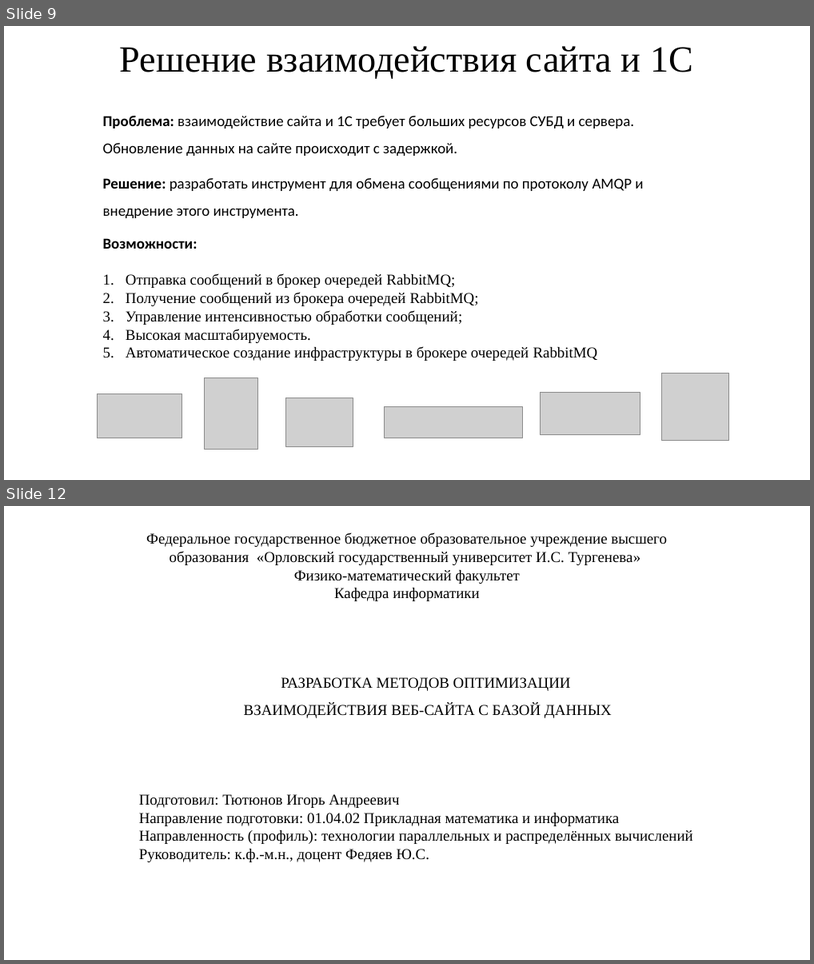
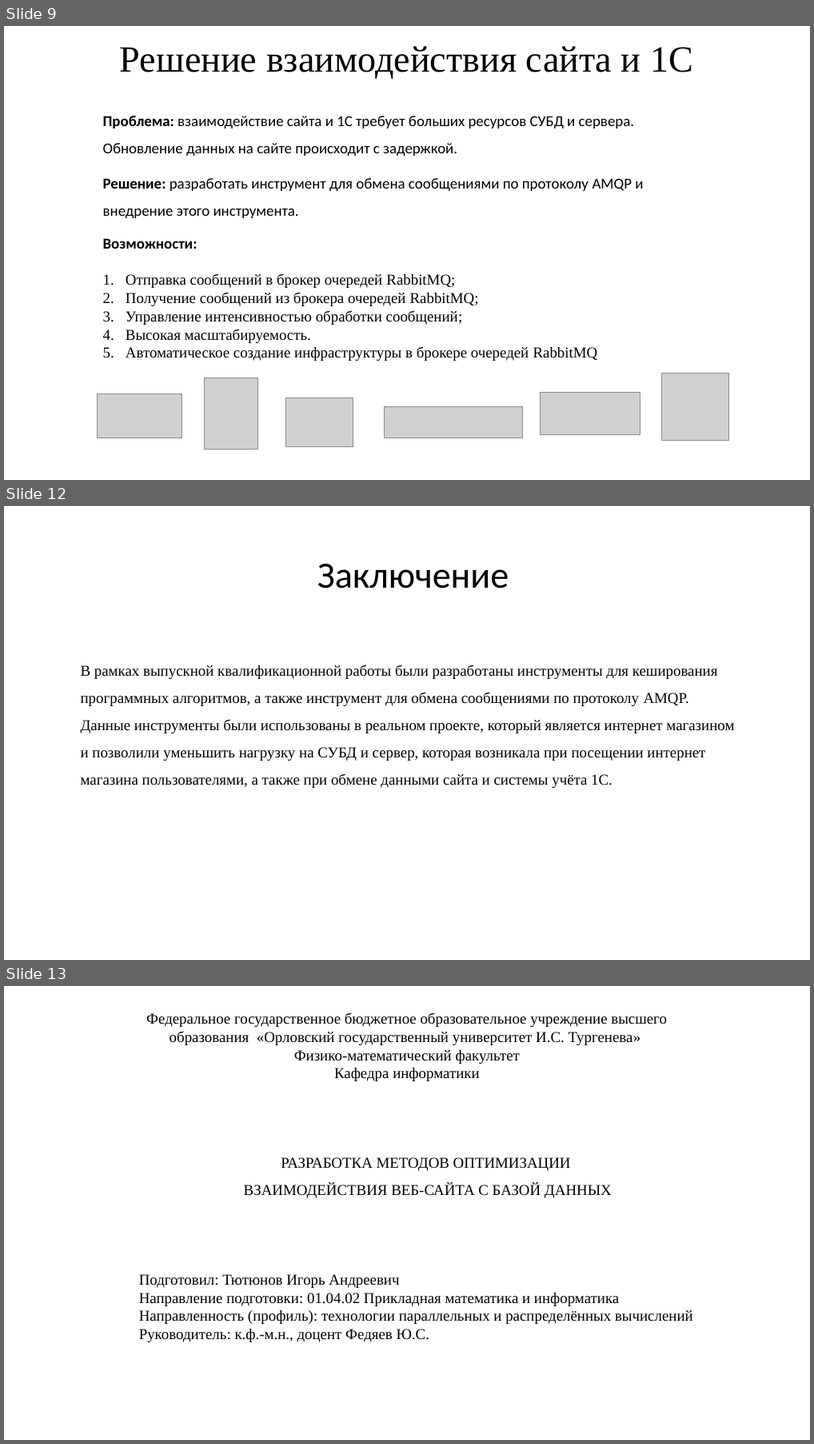
Before and after one commit to IgorTyutyunov/-, a slide deck: ВКР_5.pptx. Shown one above the other, each under a label of ours: slides 9 and 12 before the commit, slides 9, 12 and 13 after it; the slides between them are not shown. The pictures are 814x964 and 814x1444 pixels, drawn with LibreOffice and Linux fonts; fonts in the diff are those of the drawing; grey boxes stand for pictures. Boxes give left, top, right and bottom in pixels: in the first picture for what was removed or moved away, otherwise in the second. Text is boxed around its words. In the diff, an @@ line names an element or a change of style, - is before the commit and + after.

```diff
--- a/ВКР_5.pptx
+++ b/ВКР_5.pptx
@@ slide 12 added at [4,506,810,960], background #FFFFFF @@
@@ title added at [318,564,509,588], 44 pt, text #000000 @@
+Заключение
@@ text added at [81,664,734,788], 18 pt, text #000000 @@
+  В рамках выпускной квалификационной работы были разработаны инструменты для кеширования программных алгоритмов, а также инструмент для обмена сообщениями по протоколу AMQP. Данные инструменты были использованы в реальном проекте, который является интернет магазином и позволили уменьшить нагрузку на СУБД и сервер, которая возникала при посещении интернет магазина пользователями, а также при обмене данными сайта и системы учёта 1С.
@@ what was slide 12 is now slide 13 @@
```
Also in this commit, not shown: 2 slides changed, 1 other slide added, 1 slide removed.
